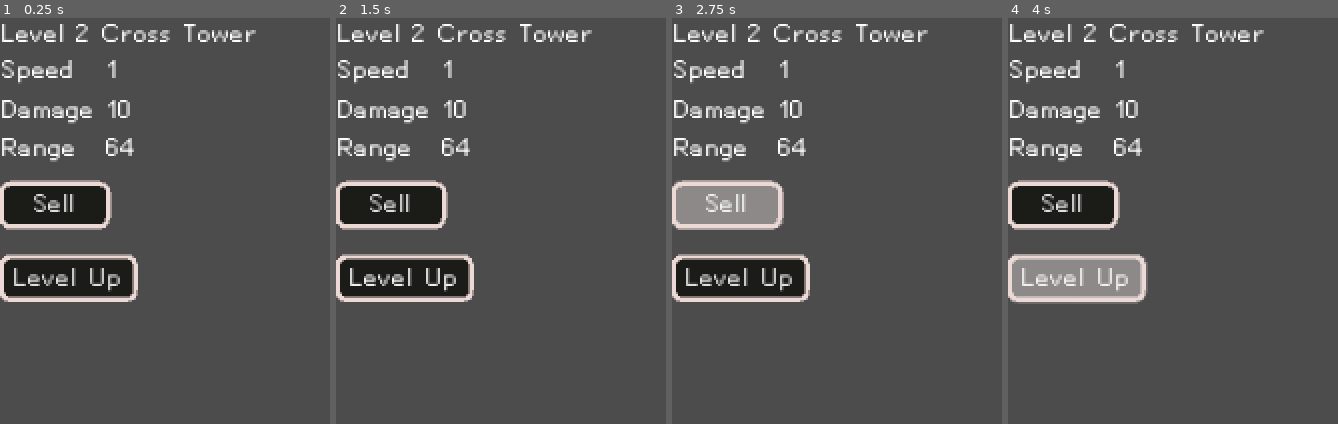
Above: before the commit, frames 1-4 (left to right).
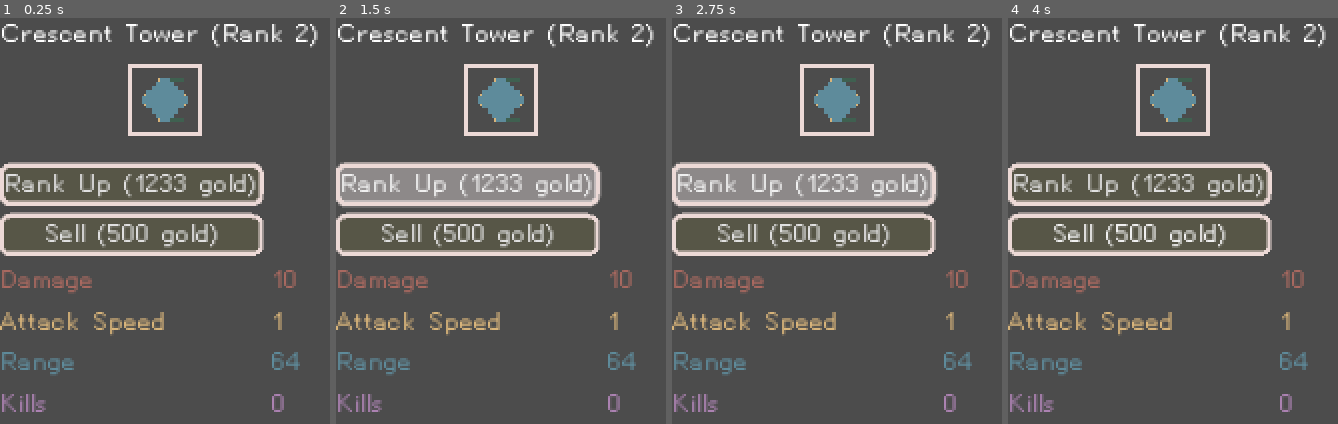
Above: after the commit, the same moments.

Repository: nolenroyalty/ReShape-TD
Game: Godot game, scene res://ui/IndividualTowerViewer.tscn
The game is run twice, just before and just after one commit, with the same random seed, the same clock (stepped at 60 frames per second) and the same inputs. This scene is started directly instead of the project's main scene.
Inputs (mouse positions are in pixels of both pictures, inside the frame that each line leads up to):
- Up to frame 1 (0.25 s): no input
- Up to frame 2 (1.5 s): click (405, 277) at 0.5 s, where only the run before the commit has a clickable "Level Up"; click (468, 184) at 1.25 s, where only the run after the commit has a clickable "Rank Up (1233 gold)"
- Up to frame 3 (2.75 s): click (728, 204) at 2 s, where only the run before the commit has a clickable "Sell"
- Up to frame 4 (4 s): click (1140, 233) at 2.75 s, where only the run after the commit has a clickable "Sell (500 gold)"; click (1077, 277) at 3.5 s, where only the run before the commit has a clickable "Level Up"

The runs differ from the first frame. In frame 1, 22% of the frame differs, in the area x 0-97%, y 1-98%; in frame 2, 26%; in frame 3, 25%; in frame 4, 23%.
Error before the commit: Assertion failed: tower must be set before adding to scene! (res://ui/IndividualTowerViewer.gd:41)
Error after the commit: Assertion failed: tower must be set before adding to scene! (res://ui/IndividualTowerViewer.gd:54)

Commit message:
iterating on tower sidebar

Diff:
--- a/creeps/CreepGeneric.gd
+++ b/creeps/CreepGeneric.gd
@@ -133,6 +133,8 @@
 	if health <= 0:
 		state = S.DYING
 		State.add_gold(gold_value() * (1 + bonus_gold))
+		return true
+	return false
 
 func determine_new_path():
 	var my_position = U.snap_to_grid(position)
--- a/towers/Bullet.gd
+++ b/towers/Bullet.gd
@@ -1,4 +1,6 @@
 extends KinematicBody2D
+
+signal killed_creep
 
 enum S { NO_TARGET, MOVING_TO_TARGET, MOVING_IN_LAST_DIRECTION, EXPLODING, HIT_SOMETHING, BEGIN_FADING, FADING }
 
@@ -82,7 +84,10 @@
 	if creep.is_in_group("creep") and not (creep in already_hit):
 		apply_status_effects(creep)
 		var bonus_gold = Upgrades.bonus_gold(my_shape)
-		creep.damage(my_damage(), bonus_gold)
+
+		if creep.damage(my_damage(), bonus_gold):
+			emit_signal("killed_creep")
+
 		already_hit[creep] = true
 		var chain_target = can_chain()
 		if chain_target:
--- a/towers/Tower.gd
+++ b/towers/Tower.gd
@@ -24,6 +24,9 @@
 var my_stats = null
 var tower_range = null
 var sell_value = null
+var kills = 0
+
+
 
 func acquire_target(target_):
 	target = target_
@@ -104,6 +107,7 @@
 			bullet.position = initial_position + direction * C.CELL_SIZE
 			var t = target if angle_offset == 0 else null
 			bullet.init(my_shape, my_stats, t, direction)
+			bullet.connect("killed_creep", self, "got_a_kill")
 			get_parent().add_child(bullet)
 
 		shot_timer.start(my_stats.ATTACK_SPEED)
@@ -133,6 +137,9 @@
 	State.add_gold(sell_value)
 	emit_signal("sold")
 
+func got_a_kill():
+	kills += 1
+
 func pressed():
 	# This automatically triggers from the mouseup event that fires when we
 	# _build_ a tower. I can't think of a way to prevent this that doesn't
--- a/ui/FullSidebar.tscn
+++ b/ui/FullSidebar.tscn
@@ -30,7 +30,7 @@
 color = Color( 0.92549, 0.85098, 0.839216, 1 )
 
 [node name="IndividualViewer" parent="Background" instance=ExtResource( 3 )]
-position = Vector2( 9, 259 )
+position = Vector2( 7, 257 )
 
 [node name="PauseButton" type="Button" parent="Background"]
 margin_left = 10.0
--- a/ui/IndividualTowerViewer.gd
+++ b/ui/IndividualTowerViewer.gd
@@ -2,10 +2,17 @@
 
 signal tower_sold()
 
-onready var header = $Header
-onready var values = $HBoxContainer/Values
-onready var level_up_button = $LevelUpButton
-onready var sell_button = $SellButton
+onready var title = $Title
+onready var rank_up = $Grid/RankUp
+onready var sell = $Grid/Sell
+onready var damage = $Grid/Damage
+onready var aps = $Grid/APS
+onready var range_text = $Grid/Range
+onready var kills = $Grid/Kills
+
+# onready var values = $HBoxContainer/Values
+# onready var level_up_button = $LevelUpButton
+# onready var sell_button = $SellButton
 var tower = null
 
 func init(tower_):
@@ -13,16 +20,22 @@
 
 func set_level_up_status():
 	var upgrade_cost = tower.upgrade_cost()
-	level_up_button.disabled = not State.can_buy(upgrade_cost)
+	rank_up.disabled = not State.can_buy(upgrade_cost)
 
 func set_text_for_tower():
 	var stats = tower.my_stats
 	var name = C.shape_name(tower.my_shape).capitalize()
-	header.text = "%s Tower (level %s)\n" % [name, stats.LEVEL]
-	values.text = "%.1f\n%s\n%s" % [ stats.attacks_per_second(), stats.DAMAGE, stats.RANGE_RADIUS]
 
-	sell_button.text = " Sell (%s gold) " % tower.sell_value
-	level_up_button.text = " Level up (%s gold) " % tower.upgrade_cost()
+	title.text = "%s Tower (Rank %d)" % [name, stats.LEVEL]
+
+	rank_up.text = " Rank Up / %s gold " % tower.upgrade_cost()
+	sell.text = "Sell / %s gold" % tower.sell_value
+
+	damage.text = "%d" % int(stats.DAMAGE)
+	aps.text = "%.1f" % stats.attacks_per_second()
+	range_text.text = "%d" % int(stats.RANGE_RADIUS)
+	kills.text = "%d" % tower.kills
+
 	set_level_up_status()
 
 func on_level_up_button_pressed():
@@ -39,8 +52,8 @@
 
 func _ready():
 	assert(tower != null, "tower must be set before adding to scene!")
-	level_up_button.connect("pressed", self, "on_level_up_button_pressed")
-	sell_button.connect("pressed", self, "on_sell_button_pressed")
+	rank_up.connect("pressed", self, "on_level_up_button_pressed")
+	sell.connect("pressed", self, "on_sell_button_pressed")
 	tower.connect("leveled_up", self, "set_text_for_tower")
 	var _ignore = State.connect("gold_updated", self, "on_gold_changed")
 	set_text_for_tower()
--- a/ui/IndividualTowerViewer.tscn
+++ b/ui/IndividualTowerViewer.tscn
@@ -1,44 +1,128 @@
-[gd_scene load_steps=2 format=2]
+[gd_scene load_steps=6 format=2]
 
 [ext_resource path="res://ui/IndividualTowerViewer.gd" type="Script" id=1]
+[ext_resource path="res://towers/sprites/crosstower.png" type="Texture" id=2]
+[ext_resource path="res://towers/sprites/crescenttower.png" type="Texture" id=3]
+[ext_resource path="res://towers/sprites/diamondtower.png" type="Texture" id=4]
+[ext_resource path="res://ui/SidebarTheme.tres" type="Theme" id=5]
 
 [node name="IndividualTowerViewer" type="Node2D"]
 script = ExtResource( 1 )
 
-[node name="Header" type="Label" parent="."]
-margin_right = 111.0
-margin_bottom = 31.0
-text = "Level 2 Cross Tower
-"
+[node name="Title" type="Label" parent="."]
+margin_right = 136.0
+margin_bottom = 16.0
+rect_pivot_offset = Vector2( 32, 0 )
+text = "Crescent Tower (Rank 2)"
+align = 1
 
-[node name="LevelUpButton" type="Button" parent="."]
-margin_top = 104.0
-margin_right = 60.0
-margin_bottom = 124.0
-text = "Level Up"
+[node name="CrossSprite" type="Sprite" parent="."]
+position = Vector2( 72, 36 )
+texture = ExtResource( 2 )
 
-[node name="SellButton" type="Button" parent="."]
-margin_top = 72.0
-margin_right = 48.0
-margin_bottom = 92.0
-text = "Sell"
+[node name="CrescentSprite" type="Sprite" parent="."]
+position = Vector2( 72, 36 )
+texture = ExtResource( 3 )
 
-[node name="HBoxContainer" type="HBoxContainer" parent="."]
-margin_top = 16.0
+[node name="DiamondSprite" type="Sprite" parent="."]
+position = Vector2( 72, 36 )
+texture = ExtResource( 4 )
+
+[node name="Grid" type="GridContainer" parent="."]
+margin_top = 64.0
 margin_right = 128.0
-margin_bottom = 64.0
+margin_bottom = 192.0
+theme = ExtResource( 5 )
+columns = 2
 
-[node name="Label" type="Label" parent="HBoxContainer"]
-margin_right = 41.0
-margin_bottom = 48.0
-text = "Speed
-Damage
-Range"
+[node name="RankUp" type="Button" parent="Grid"]
+margin_right = 113.0
+margin_bottom = 18.0
+text = "Rank Up (1233 gold)"
 
-[node name="Values" type="Label" parent="HBoxContainer"]
-margin_left = 45.0
-margin_right = 58.0
-margin_bottom = 48.0
-text = "1
-10
-64"
+[node name="Spacer1" type="Control" parent="Grid"]
+margin_left = 117.0
+margin_right = 117.0
+margin_bottom = 18.0
+size_flags_horizontal = 0
+
+[node name="Sell" type="Button" parent="Grid"]
+margin_top = 22.0
+margin_right = 113.0
+margin_bottom = 40.0
+text = "Sell (500 gold)"
+
+[node name="Spacer2" type="Control" parent="Grid"]
+margin_left = 117.0
+margin_top = 22.0
+margin_right = 117.0
+margin_bottom = 40.0
+size_flags_horizontal = 0
+
+[node name="DamageTitle" type="Label" parent="Grid"]
+margin_top = 44.0
+margin_right = 113.0
+margin_bottom = 58.0
+size_flags_horizontal = 3
+custom_colors/font_color = Color( 0.662745, 0.411765, 0.376471, 1 )
+text = "Damage"
+
+[node name="Damage" type="Label" parent="Grid"]
+margin_left = 117.0
+margin_top = 44.0
+margin_right = 130.0
+margin_bottom = 58.0
+size_flags_horizontal = 3
+custom_colors/font_color = Color( 0.662745, 0.411765, 0.376471, 1 )
+text = "10"
+
+[node name="AttacksTitle" type="Label" parent="Grid"]
+margin_top = 62.0
+margin_right = 113.0
+margin_bottom = 76.0
+size_flags_horizontal = 3
+custom_colors/font_color = Color( 0.847059, 0.705882, 0.478431, 1 )
+text = "Attack Speed"
+
+[node name="APS" type="Label" parent="Grid"]
+margin_left = 117.0
+margin_top = 62.0
+margin_right = 130.0
+margin_bottom = 76.0
+size_flags_horizontal = 3
+custom_colors/font_color = Color( 0.847059, 0.705882, 0.478431, 1 )
+text = "1"
+
+[node name="RangeTitle" type="Label" parent="Grid"]
+margin_top = 80.0
+margin_right = 113.0
+margin_bottom = 94.0
+size_flags_horizontal = 3
+custom_colors/font_color = Color( 0.368627, 0.545098, 0.607843, 1 )
+text = "Range"
+
+[node name="Range" type="Label" parent="Grid"]
+margin_left = 117.0
+margin_top = 80.0
+margin_right = 130.0
+margin_bottom = 94.0
+size_flags_horizontal = 3
+custom_colors/font_color = Color( 0.368627, 0.545098, 0.607843, 1 )
+text = "64"
+
+[node name="KillsTitle" type="Label" parent="Grid"]
+margin_top = 98.0
+margin_right = 113.0
+margin_bottom = 112.0
+size_flags_horizontal = 3
+custom_colors/font_color = Color( 0.67451, 0.509804, 0.698039, 1 )
+text = "Kills"
+
+[node name="Kills" type="Label" parent="Grid"]
+margin_left = 117.0
+margin_top = 98.0
+margin_right = 130.0
+margin_bottom = 112.0
+size_flags_horizontal = 3
+custom_colors/font_color = Color( 0.67451, 0.509804, 0.698039, 1 )
+text = "0"
--- a/ui/IndividualViewer.tscn
+++ b/ui/IndividualViewer.tscn
@@ -6,8 +6,7 @@
 script = ExtResource( 1 )
 
 [node name="WhatThisIsLabel" type="Label" parent="."]
-margin_left = -16.0
-margin_right = 144.0
+margin_right = 128.0
 margin_bottom = 14.0
 text = "Individual Viewer"
 align = 1
